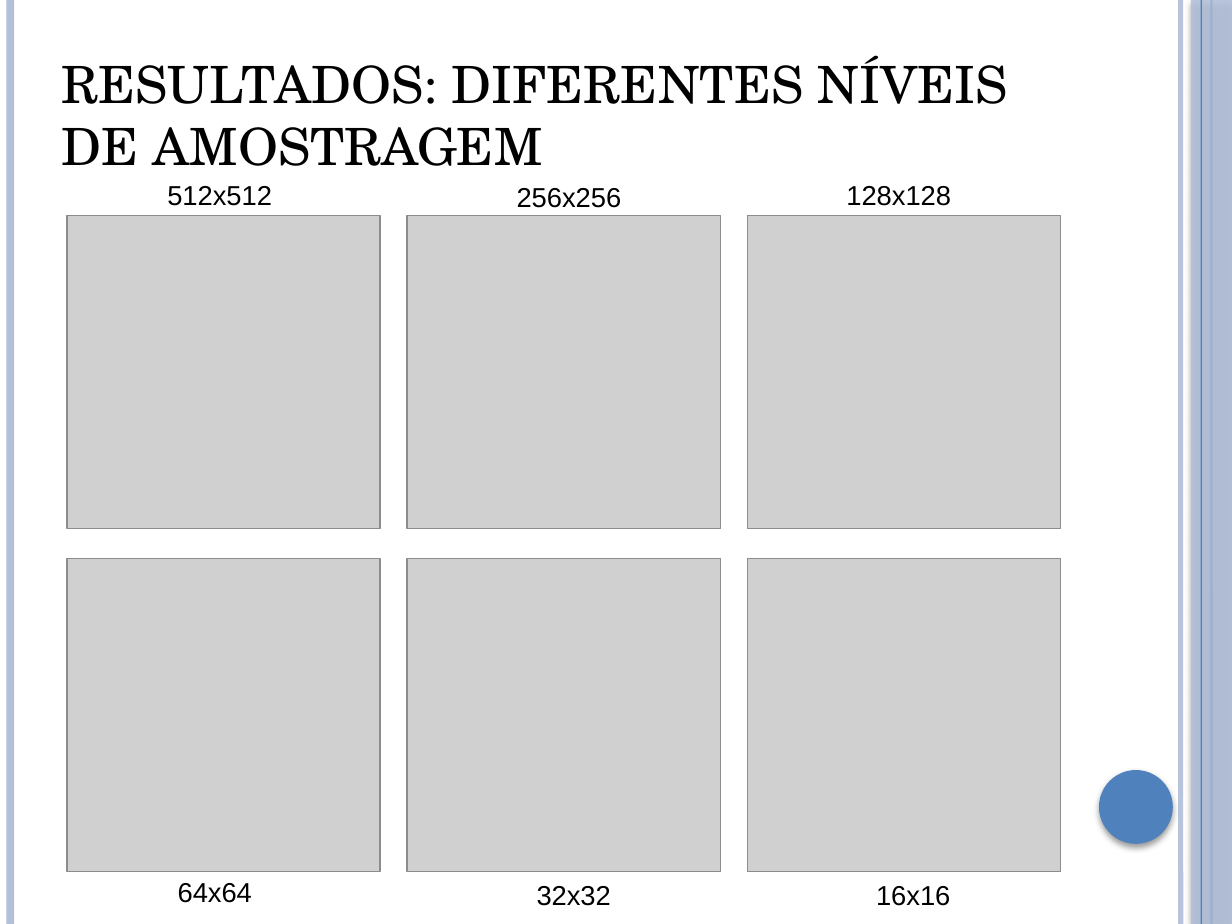
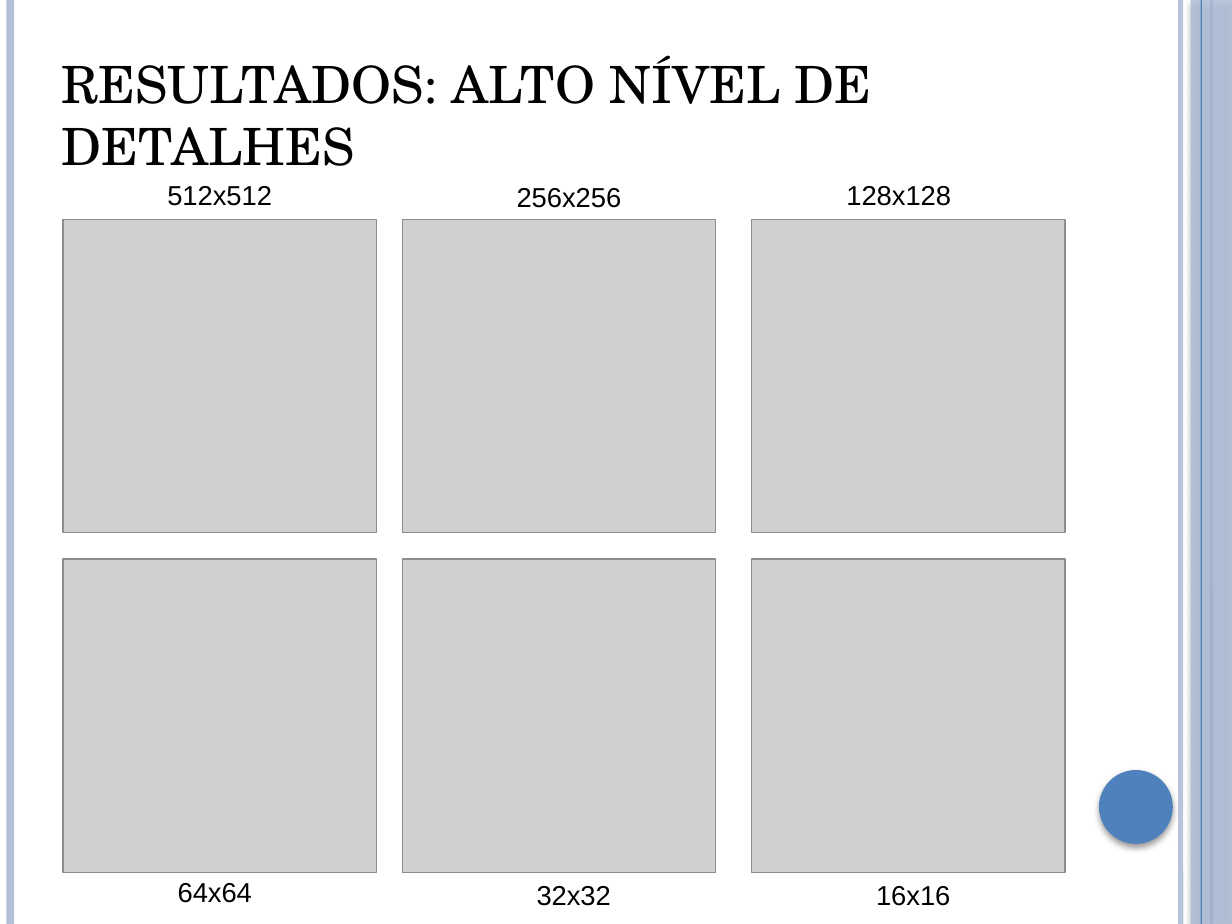
Before and after one commit to brunoliveira8/pdi, a slide deck: slide 12 of trabalho 2/apresentacao.pptx (slide 9 before the commit). Drawn at 1232x924 pixels with LibreOffice and Linux fonts; fonts in the diff are those of the drawing; grey boxes stand for pictures. Boxes give left, top, right and bottom in pixels: in the first picture for what was removed or moved away, otherwise in the second. Text is boxed around its words. In the diff, an @@ line names an element or a change of style, - is before the commit and + after.

```diff
--- a/trabalho 2/apresentacao.pptx
+++ b/trabalho 2/apresentacao.pptx
@@ text at (62, 55, 872, 166): text changed @@
-RESULTADOS: DIFERENTES NÍVEIS DE AMOSTRAGEM
+RESULTADOS: ALTO NÍVEL DE DETALHES
@@ picture: place and size @@
-picture at (67, 216, 379, 529)
+picture at (63, 219, 376, 532)
@@ picture: place and size @@
-picture at (407, 216, 719, 529)
+picture at (403, 219, 716, 532)
@@ picture: place and size @@
-picture at (748, 216, 1061, 529)
+picture at (752, 219, 1064, 532)
@@ picture: place and size @@
-picture at (67, 558, 379, 871)
+picture at (63, 559, 376, 872)
@@ picture: place and size @@
-picture at (407, 558, 719, 871)
+picture at (403, 559, 716, 872)
@@ picture: place and size @@
-picture at (748, 558, 1061, 871)
+picture at (752, 559, 1064, 872)
```
Also in this commit, not shown: 8 other slides changed, 6 slides added, 46 other files.
